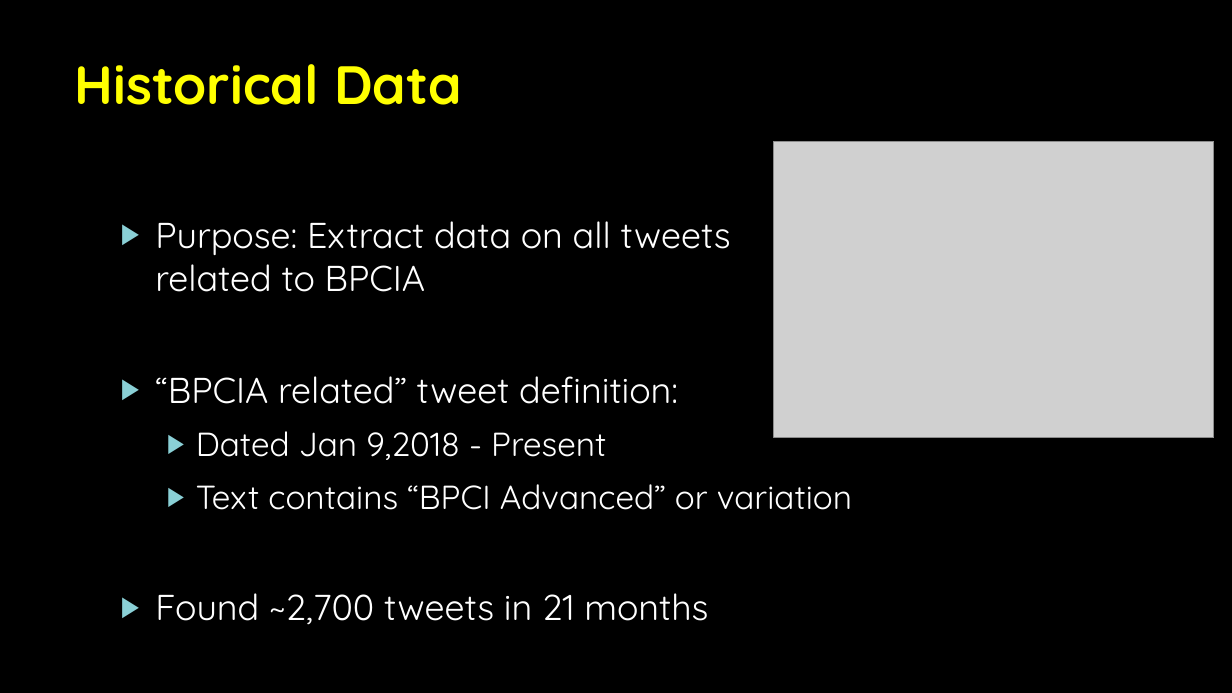
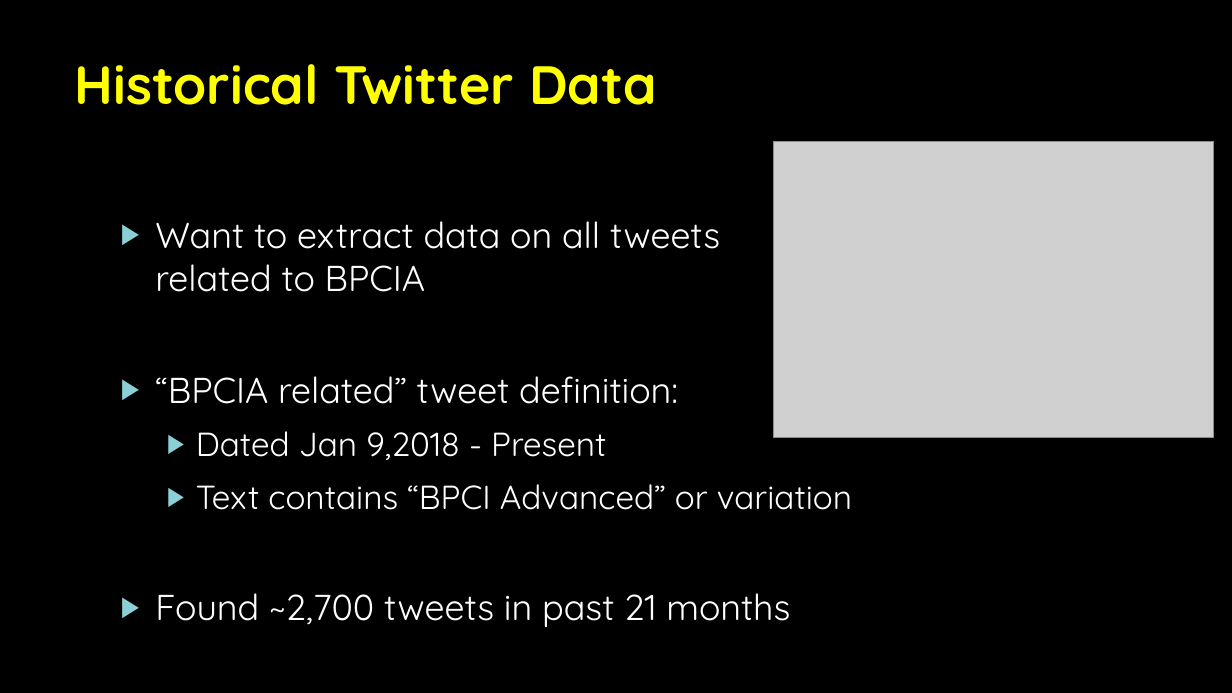
Before and after one commit to Luke-Patterson/BPCIA, a slide deck: slide 4 of BPCI Twitter Analysis Slides.pptx. Drawn at 1232x693 pixels with LibreOffice and Linux fonts; fonts in the diff are those of the drawing; grey boxes stand for pictures; background and template pictures are left out. Boxes give left, top, right and bottom in pixels: in the first picture for what was removed or moved away, otherwise in the second. Text is boxed around its words. In the diff, an @@ line names an element or a change of style, - is before the commit and + after.

```diff
--- a/BPCI Twitter Analysis Slides.pptx
+++ b/BPCI Twitter Analysis Slides.pptx
@@ title at <box>75,64,657,105</box>: text changed @@
-Historical Data
+Historical Twitter Data
@@ text at <box>155,221,720,292</box>: text changed @@
-▶ Purpose: Extract data on all tweets
-  related to BPCIA
+▶ Want to extract data on all tweets
+  related to BPCIA
@@ text at <box>155,593,790,627</box>: text changed @@
-▶ Found ~2,700 tweets in 21 months
+▶ Found ~2,700 tweets in past 21 months
```
Also in this commit, not shown: 1 other slide changed, 11 slides added, 40 other files.
